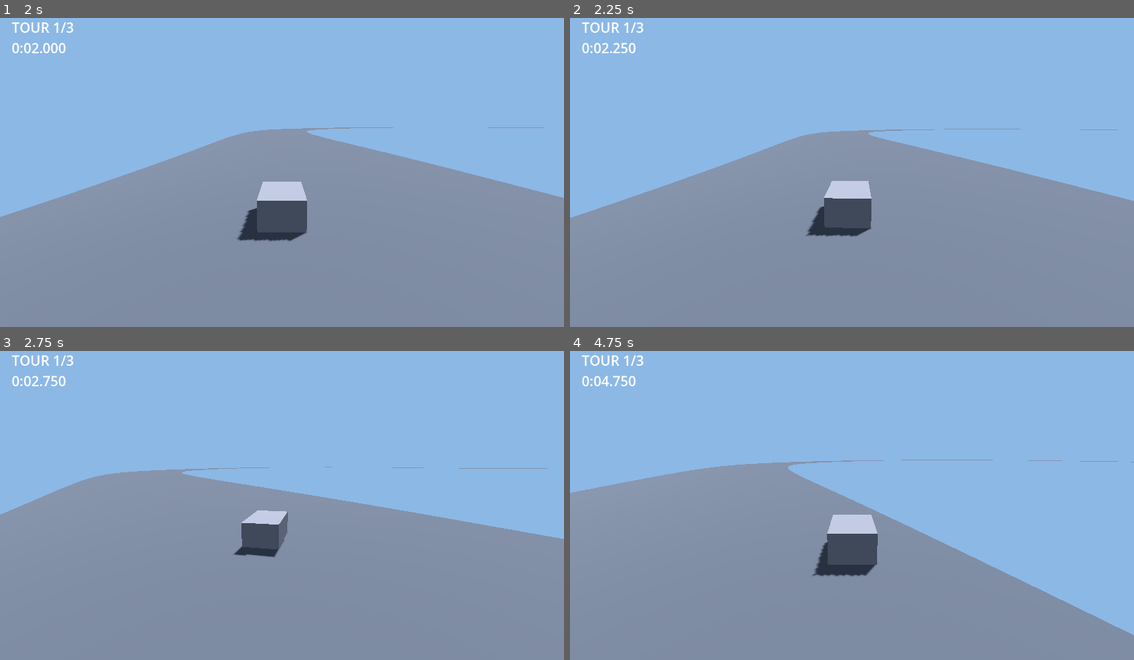
Above: before the commit, frames 1-4 (two rows, left to right).
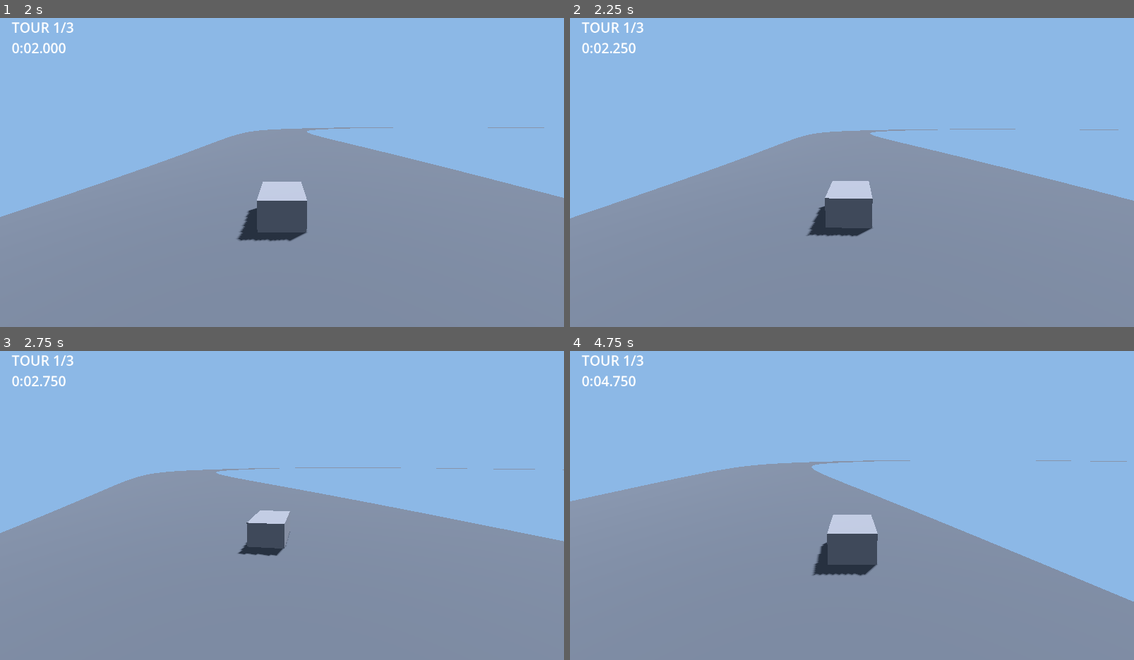
Above: after the commit, the same moments.

Repository: Ajustor/superKart
Game: Godot game, scene res://scenes/race.tscn
The game is run twice, just before and just after one commit, with the same random seed, the same clock (stepped at 60 frames per second) and the same inputs.
Inputs (mouse positions are in pixels of both pictures, inside the frame that each line leads up to):
- Up to frame 1 (2 s): tap Enter at 0.5 s; move the mouse to (406, 153) at 0.52 s; hold Right (steer_right) 0.53-1.25 s; hold Space (drift) 0.53-1.25 s; click (406, 153) at 0.67 s; drag from (169, 184) to (253, 231) at 1.27 s
- Up to frame 2 (2.25 s): move the mouse to (908, 98) at 2.02 s; hold Right (steer_right) from 2.03 s (still down); hold Up (throttle) from 2.03 s (still down)
- Up to frame 3 (2.75 s): keep holding Right (steer_right); keep holding Up (throttle); tap Space (drift) at 2.3 s
- Up to frame 4 (4.75 s): release Right (steer_right) at 2.75 s; release Up (throttle) at 2.75 s; drag from (823, 564) to (682, 452) at 2.77 s; move the mouse to (1021, 548) at 3.52 s; hold Left (steer_left) 3.53-4.25 s; hold Shift 3.53-4.25 s; tap Space (drift) at 3.8 s; drag from (682, 452) to (767, 422) at 4.27 s

Frame 1 is identical in both runs. In frame 2, 0.2% of the frame differs, in the area x 0-100%, y 35-71%; in frame 3, 2.5%; in frame 4, 5.1%, in the area x 0-100%, y 35-93%.

Commit message:
tune: le kart tournait trop sec, braquage reduit d un quart
Mesure a pleine vitesse, plein braquage : le rayon minimal passe de 9,3 m a
12,3 m en adherence et de 7,9 m a 10,5 m en derapage. Le derapage est baisse
dans la meme proportion pour garder son avantage sur l adherence.

Co-Authored-By: Claude Opus 5 (1M context) <noreply@anthropic.com>

Diff:
--- a/scripts/kart/kart_stats.gd
+++ b/scripts/kart/kart_stats.gd
@@ -11,11 +11,19 @@
 @export var coast_friction: float = 6.0
 
 @export_group("Braquage")
-@export var turn_rate: float = 2.4              ## rad/s à pleine vitesse
+## Mesuré à pleine vitesse, plein braquage : 1,8 rad/s donne un rayon de
+## 12,3 m, contre 9,3 m à 2,4. Baissé après une session de conduite — le kart
+## tournait trop sec. L'épingle du circuit 1 a un rayon d'axe de 13,3 m : elle
+## reste franchissable pied au plancher, mais de justesse.
+@export var turn_rate: float = 1.8              ## rad/s à pleine vitesse
 
 @export_group("Dérapage — tenue de route")
 @export var min_drift_speed: float = 8.0
-@export var drift_turn_rate: float = 2.8        ## rad/s pendant la glisse
+## Baissé dans la même proportion que turn_rate, pour que le dérapage garde
+## l'avantage qu'il avait sur l'adhérence : 10,5 m de rayon contre 12,3 m.
+## Le descendre seul rendrait la glisse inutile, le laisser seul la rendrait
+## indispensable partout.
+@export var drift_turn_rate: float = 2.1        ## rad/s pendant la glisse
 @export var hop_duration: float = 0.15
 
 @export_group("Dérapage — apparence")
